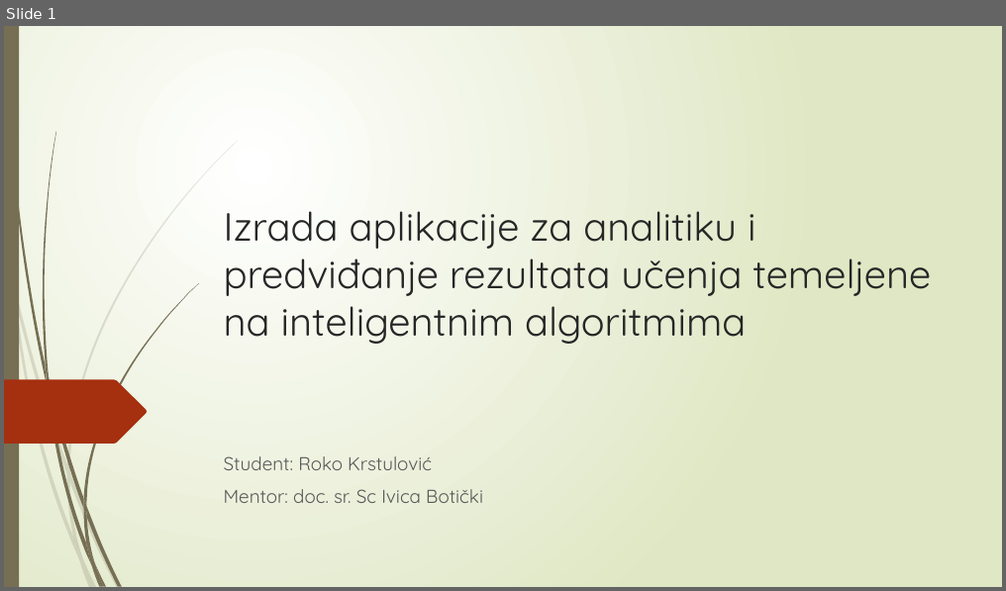
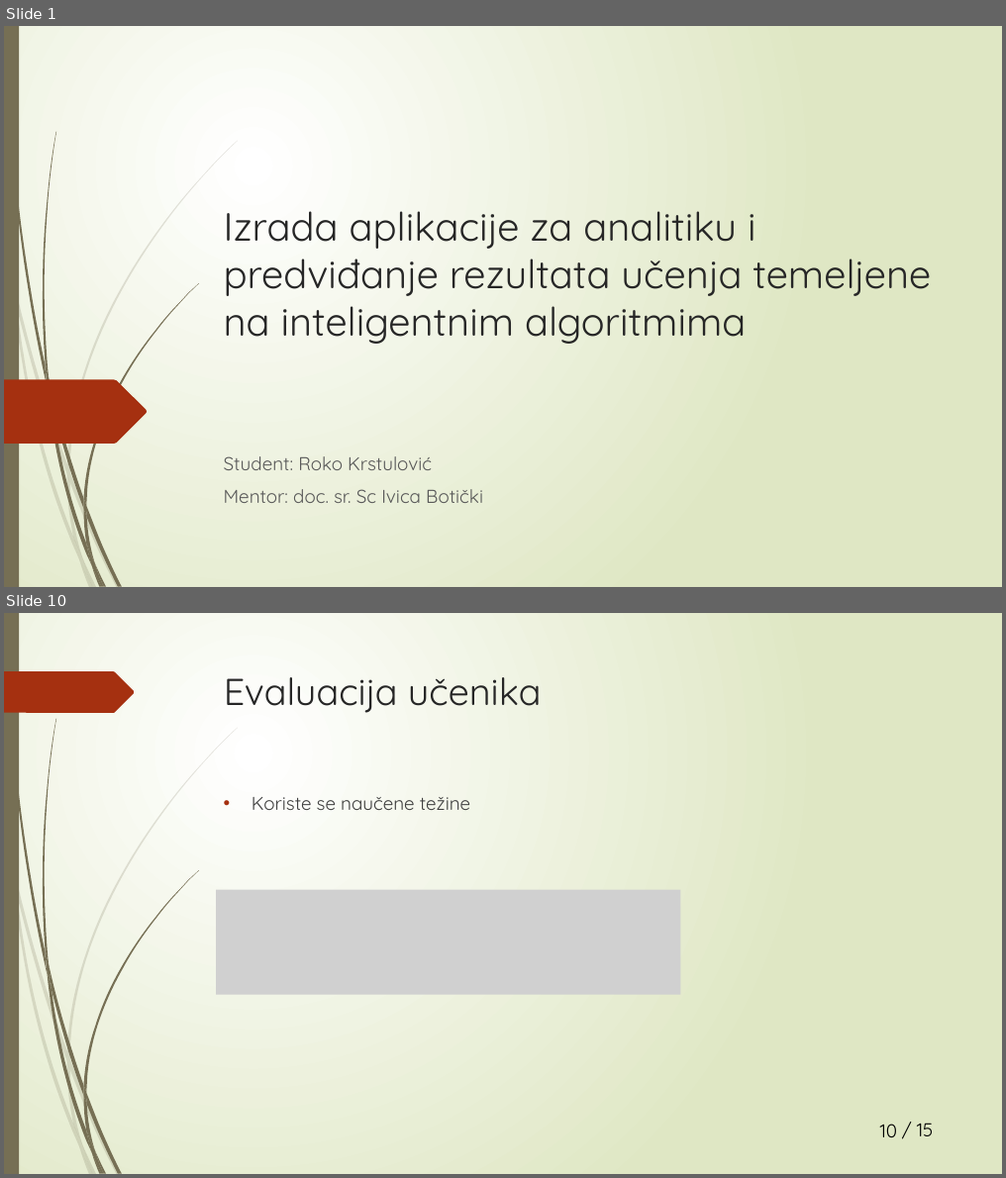
Before and after one commit to RokiFoki/Diplomski, a slide deck: Prezentacija.pptx. Shown one above the other, each under a label of ours: slide 1 before the commit, slides 1 and 10 after it; the slides between them are not shown. The pictures are 1006x591 and 1006x1178 pixels, drawn with LibreOffice and Linux fonts; fonts in the diff are those of the drawing; grey boxes stand for pictures. Boxes give left, top, right and bottom in pixels: in the first picture for what was removed or moved away, otherwise in the second. Text is boxed around its words. In the diff, an @@ line names an element or a change of style, - is before the commit and + after.

```diff
--- a/Prezentacija.pptx
+++ b/Prezentacija.pptx
@@ slide 10 added at bbox=[4, 613, 1002, 1174], background gradient #FFFFFF to #DFE8C4; not listed: 23 template elements that a slide beside it also shows @@
@@ freeform shape added at bbox=[4, 671, 135, 713], fill #A53010 @@
@@ title added at bbox=[224, 677, 542, 713], 36 pt, text #262626 @@
+Evaluacija učenika
@@ text added at bbox=[252, 797, 470, 810], 18 pt, text #404040 @@
+• Koriste se naučene težine
@@ picture added at bbox=[216, 890, 681, 995] @@
@@ page number added at bbox=[880, 1124, 898, 1138], 18 pt, text #000000 @@
+10
@@ text added at bbox=[917, 1123, 934, 1137], 18 pt, text #000000 @@
+/ 15
```
Also in this commit, not shown: 6 slides changed, 7 other slides added, 2 slides removed, 28 other files.
